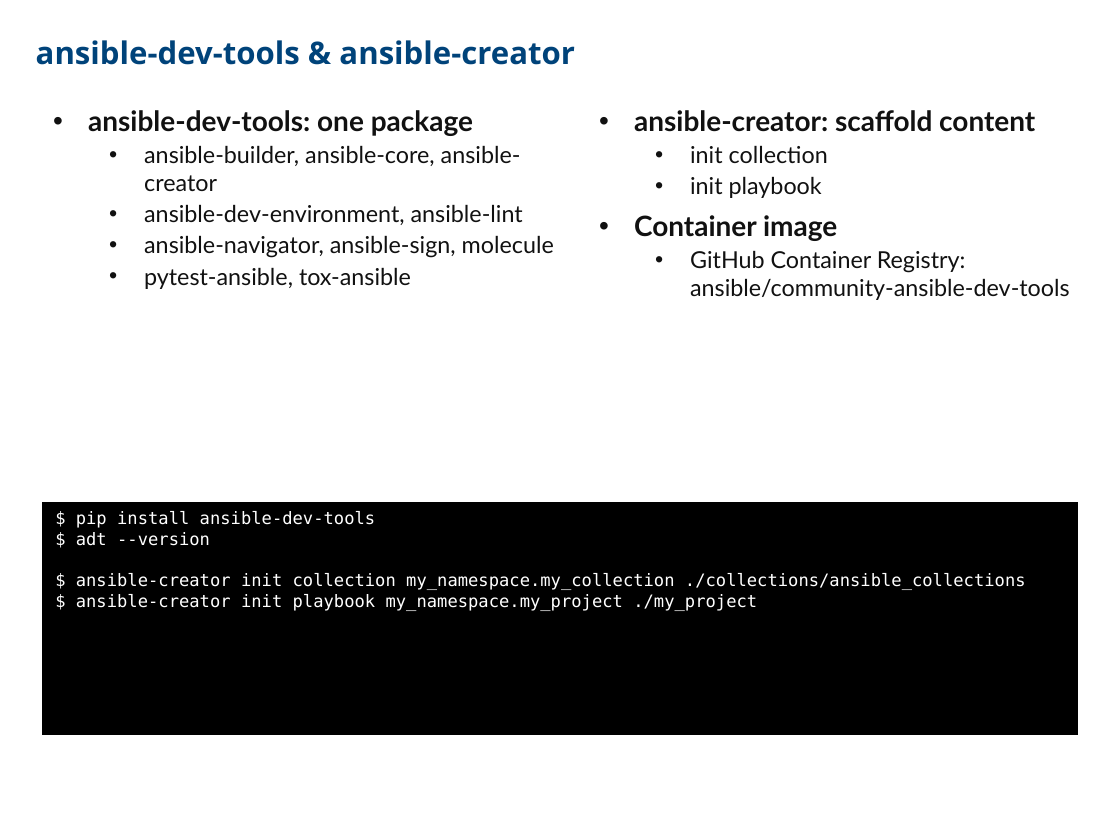
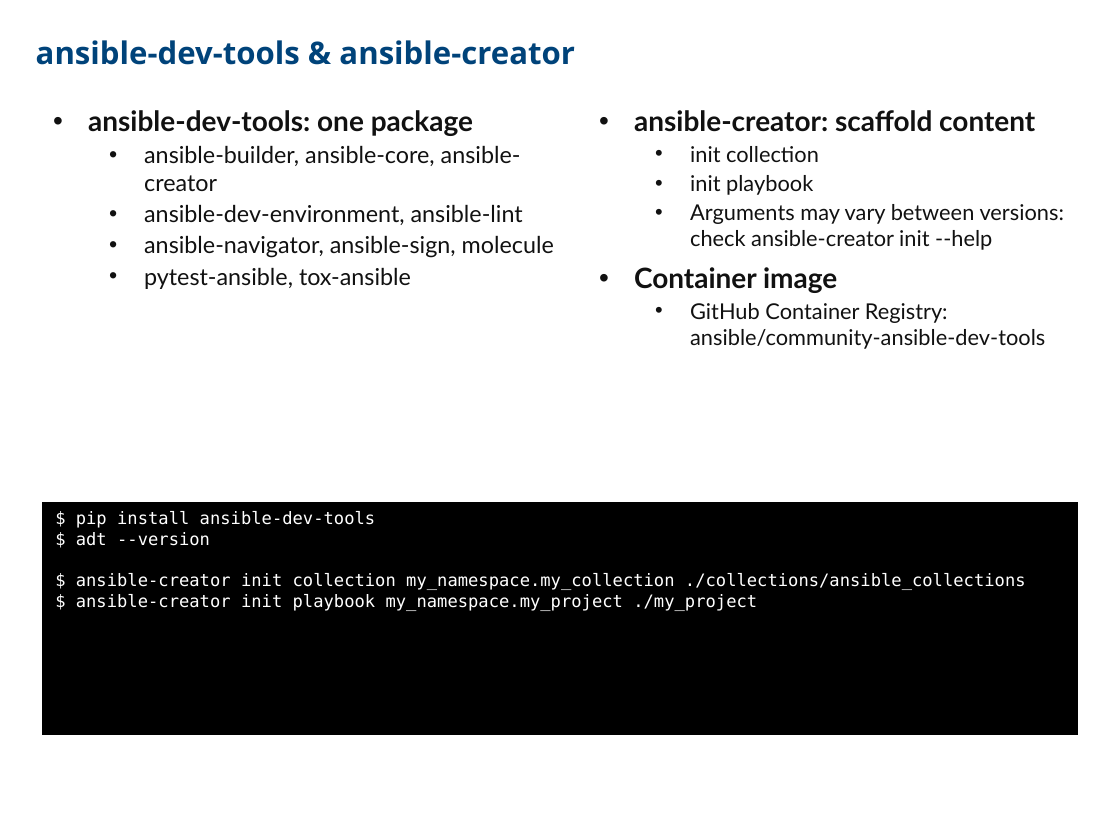
Before and after one commit to CCoupel/ansible-training, a slide deck: slide 190 of Ansible Training.pptx. Drawn at 1120x840 pixels with LibreOffice and Linux fonts; fonts in the diff are those of the drawing. Boxes give left, top, right and bottom in pixels: in the first picture for what was removed or moved away, otherwise in the second. Text is boxed around its words. In the diff, an @@ line names an element or a change of style, - is before the commit and + after.

```diff
--- a/Ansible Training.pptx
+++ b/Ansible Training.pptx
@@ text at (690,146,1045,349): size 15 to 14 pt in "init collection", "init playbook", "GitHub Container Registry: ansible/community-ansible-dev-too ..." @@
@@ text at (690,204,1064,250): paragraph added @@
+  • Arguments may vary between versions: check ansible-creator init --help
```
Also in this commit, not shown: 5 other slides changed.
